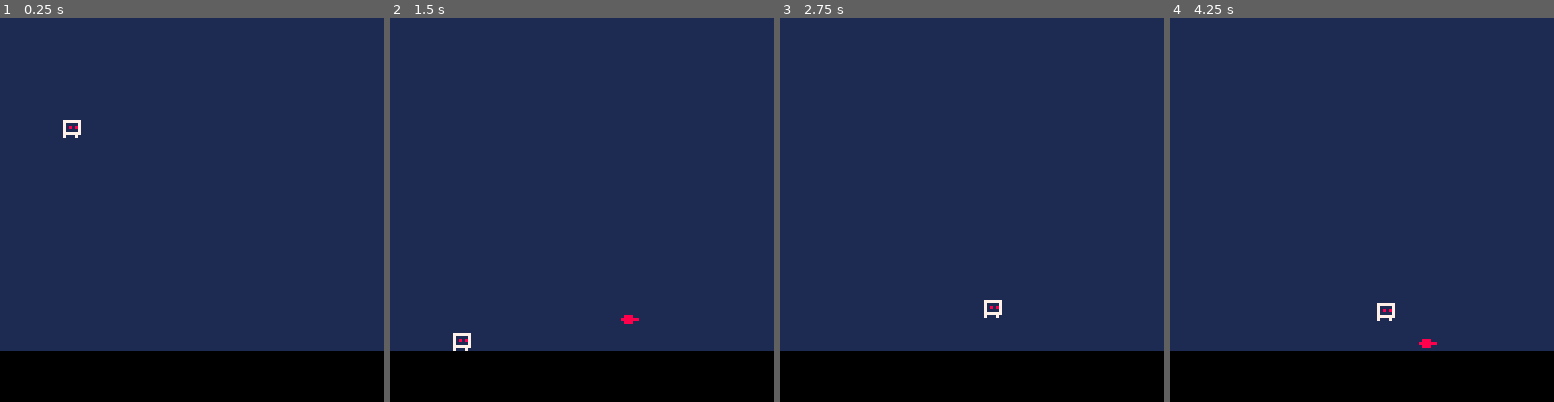
Above: before the commit, frames 1-4 (left to right).
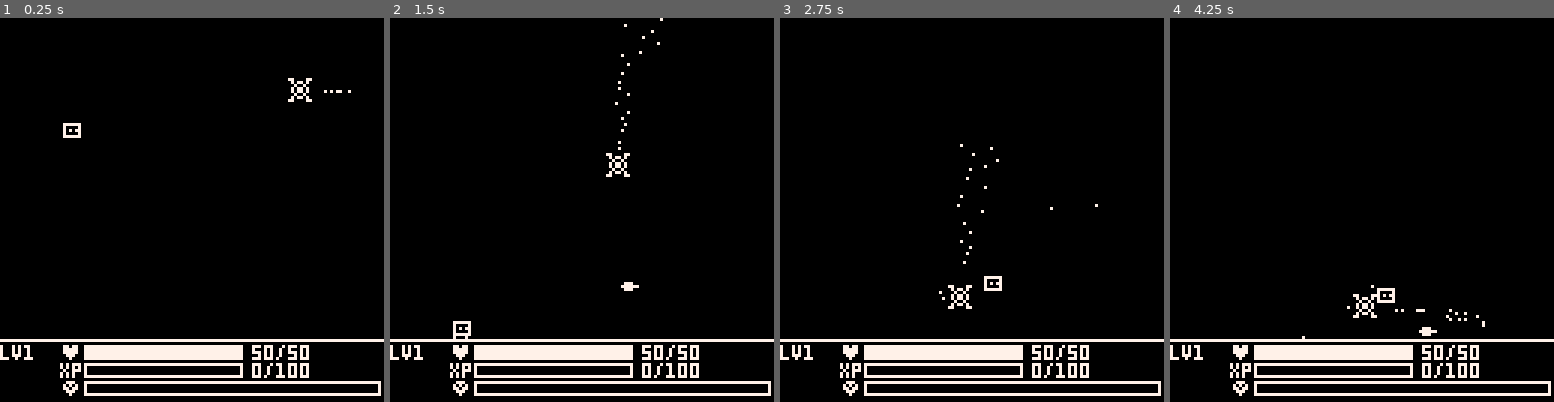
Above: after the commit, the same moments.

Repository: akbiggs/Moonshot-8
Game: PICO-8 cartridge moonshot.p8
The game is run twice, just before and just after one commit, with the same random seed, the same clock (stepped at 60 frames per second) and the same inputs.
Inputs:
- Up to frame 1 (0.25 s): no input
- Up to frame 2 (1.5 s): tap X (X key) at 0.33, 1.07 s; tap O (Z key) at 0.7 s
- Up to frame 3 (2.75 s): hold Right 1.6-2.1 s; tap O (Z key) at 1.7, 2.1, 2.5 s; tap X (X key) at 1.85 s; hold Up 2.15-2.42 s; hold Right from 2.47 s (still down)
- Up to frame 4 (4.25 s): tap O (Z key) every 0.4 s from 2.9 to 4.1 s; tap X (X key) at 2.97, 4.08 s; release Right at 3.03 s; hold Left 3.08-3.58 s; hold Down 3.63-3.97 s; hold Right from 4.02 s (still down)

The runs differ from the first frame. In frame 1, 90% of the frame differs, in the area x 0-100%, y 0-99%; in frame 2, 90%; in frame 3, 90%; in frame 4, 90%.

Commit message:
stats, saves, basic enemy

Diff:
--- a/moonshot.p8
+++ b/moonshot.p8
@@ -33,6 +33,10 @@
 -- sin but -0.5 to 0.5
 function nsin(t)
   return sin(t) - 0.5
+end
+
+function lerp(a, b, t)
+  return a + (b - a) * t
 end
 
 function sign(x)
@@ -161,13 +165,13 @@
              v1.y == v2.y
     end
 
-function vec:mag()
-  return sqrt(self:sqr_mag())
-end
-
-function vec:sqr_mag()
+function vec:sqrmag()
   return self.x * self.x +
          self.y * self.y
+end
+
+function vec:mag()
+  return sqrt(self:sqrmag())
 end
 
 function vec:normalized()
@@ -432,15 +436,18 @@
 
 -- life utils
 
-function filter_alive(xs)
-  alive = {}
+function filter(xs, pred)
+  local new_xs = {}
   for x in all(xs)
   do
-    if x.life > 0 then
-      add(alive, x)
-    end
-  end
-  return alive
+    if (pred(x)) add(new_xs, x)
+  end
+  return new_xs
+end
+
+function is_alive(x)
+  return x.life == nil or
+         x.life > 0
 end
 
 -- timers
@@ -496,13 +503,15 @@
  self._groups = {}
 end
 
-function state:_group(group)
- if not self._groups[group]
- then
-  self._groups[group] = {}
- end
-
- return self._groups[group]
+function state:_group(g)
+ assert(g)
+
+ if not self._groups[g]
+ then
+  self._groups[g] = {}
+ end
+
+ return self._groups[g]
 end
 
 function state:add(group, x)
@@ -511,7 +520,7 @@
 end
 
 function state:addtimer(...)
- return self:add("timers",
+ return self:add(self.timers,
                  timer(...))
 end
 
@@ -523,7 +532,7 @@
  end
 
  self._groups[group] =
-   filter_alive(xs)
+   filter(xs, is_alive)
 end
 
 function state:drawall(group)
@@ -559,6 +568,126 @@
                 self.vel.x >= 0)
 end
 
+-- particle
+
+local particle = class()
+
+function particle:_init(
+  pos, vel, props)
+ self.pos = vec(pos)
+ self.vel = ternary(
+   vel != nil,
+   vec(vel),
+   vec(-1 + rnd(2),
+       -1 + rnd(2)):normalized())
+ self.size = props.size or vec(1,1)
+ self.life = props.life or 80 + rnd(40)
+ self.accel = props.accel or vec()
+ self.color = props.color or 7
+ self.anim = props.anim
+end
+
+function particle:update(s)
+ self.life = max(0, self.life-1)
+ self.vel += self.accel
+ self.pos += self.vel
+
+ if self.anim != nil
+ then
+  self.anim:update()
+ end
+end
+
+function particle:draw()
+ if self.anim != nil
+ then
+  self.anim:draw()
+ else
+  rect(self.pos.x, self.pos.y,
+       self.pos.x + self.size.x - 1,
+       self.pos.y + self.size.y - 1,
+       self.color)
+ end
+end
+
+-- floater
+
+local floater = class()
+
+function floater:_init(pos)
+ self.pos = vec(pos)
+ self.vel = vec()
+ self.accel = vec()
+ self.anim = anim_chain({
+   anim_single(5, 120),
+   anim_single(6, 2),
+   anim_single(7, 2),
+   anim_single(6, 2),
+ }, true)
+end
+
+function floater:update(s)
+ local target = s.player.pos
+ local dir =
+   (target - self.pos):normalized()
+ local close = 0.2
+
+ if dir:sqrmag() <= close
+ then
+  self.accel = dir
+ else
+  if abs(dir.x) > abs(dir.y)
+  then
+   self.accel.x = sign(dir.x)
+   self.accel.y = 0
+  else
+   self.accel.x = 0
+   self.accel.y = sign(dir.y)
+  end
+ end
+
+ local accel = self.accel * 0.03
+ self.vel += accel
+ self.vel *= 0.965
+
+ local maxspeed = 1
+ self.vel = self.vel:clamp(
+   vec(-maxspeed, -maxspeed),
+   vec(maxspeed, maxspeed))
+ self.pos += self.vel
+
+ local ground = 100
+ if self.pos.y > ground
+ then
+  self.pos.y = ground
+  self.vel.y *= -1
+ end
+
+ if timer.done(self.tdust)
+    and self.accel:sqrmag() > 0
+ then
+  local offset = ternary(
+    self.accel.x > self.accel.y,
+    vec(0, -1 + rnd(2)),
+    vec(-1 + rnd(2), 0))
+  s:add(
+    s.particles,
+    particle(
+      self.pos + vec(4, 4) +
+        (-self.accel * vec(5, 5)),
+      -self.accel*0.4+offset*0.2,
+      {life=40+rnd(30)}))
+  self.tdust = s:addtimer(
+    1 + rnd(2))
+ end
+
+ self.anim:update()
+end
+
+function floater:draw()
+ self.anim:draw(self.pos)
+end
+
 -- player
 
 local player = class()
@@ -566,20 +695,44 @@
 local idle = 0
 local walk = 1
 
-function player:_init(pos)
+function getmaxlife(lvl)
+ return min(
+   flr(49 + lvl ^ 2.4),
+   32700)
+end
+
+function getnextxp(lvl)
+ return min(
+   flr(99 + lvl ^ 1.8),
+   32700)
+end
+
+function player:_init(
+  pos, lvl, xp)
  self.pos = vec(pos)
  self.vel = vec()
+
+ self.lvl = lvl
+ self.maxlife = getmaxlife(lvl)
+ self.life = self.maxlife
+ self.xp = xp
+ self.nextxp = getnextxp(lvl)
+
  self.size = vec(5, 6)
- self.idle_anim = anim_single(1)
- self.walk_anim = anim_single(1)
+ self.idle_anim = anim_chain({
+   anim_single(2, 5),
+   anim_single(1),
+ })
+ self.walk_anim = anim_single(2)
+ self.jump_anim = anim_single(2)
  self.anim = self.idle_anim
+
  self.walking = false
  self.jumping = true
  self.left = false
 end
 
 function player:update(s)
-
  local prevwalking =
    self.walking
  local speed = 1
@@ -596,11 +749,12 @@
   self.walking = false
  end
 
+ local jumpspeed = 1.8
  if not self.jumping and
     btnjp(🅾️)
  then
   self.jumping = true
-  self.vel.y = -1.5
+  self.vel.y = -jumpspeed
  end
 
  if timer.done(self.tfire) and
@@ -612,7 +766,8 @@
   local vel = ternary(
     self.left,
     vec(-2, 0), vec(2, 0))
-  s:add("bullets",
+  s:add(
+    s.bullets,
     bullet(
       anim_single(4),
       self.pos + offset,
@@ -620,7 +775,9 @@
   self.tfire = s:addtimer(10)
  end
 
- if self.walking then
+ if self.jumping then
+  self.anim = self.jump_anim
+ elseif self.walking then
   self.anim = self.walk_anim
  else
   self.anim = self.idle_anim
@@ -634,10 +791,11 @@
  local gravity = vec(0, 0.1)
  self.vel += gravity
  self.pos += self.vel
- if self.pos.y > 104
+ local ground = 100
+ if self.pos.y > ground
  then
   self.jumping = false
-  self.pos.y = 104
+  self.pos.y = ground
  end
 
  self.anim:update()
@@ -650,33 +808,143 @@
 -->8
 -- game
 
-local s = state()
+local s;
+
+function save_game()
+ poke(0x5e00, s.player.lvl)
+ poke(0x5e08, s.player.xp)
+end
+
+function load_game()
+ local lvl = peek(0x5e00)
+ local xp = poke(0x5e08)
+
+ return {
+  lvl=max(1, lvl),
+  xp=max(0, xp),
+ }
+end
+
+function reset_stage()
+ s = state()
+
+ local savedata = load_game()
+
+ s.bullets = "bullets"
+ s.enemies = "enemies"
+ s.timers = "timers"
+ s.particles = "particles"
+
+ s.player = player(
+   vec(20, 20),
+   savedata.lvl,
+   savedata.xp)
+
+ s:add(
+   s.enemies,
+   floater(vec(100, 20)))
+end
 
 function _init()
- s.player = player(vec(20, 20))
+ reset_stage()
 end
 
 function _update60()
  s.player:update(s)
 
- s:updateall("bullets")
- s:updateall("timers")
+ s:updateall(s.enemies)
+ s:updateall(s.bullets)
+ s:updateall(s.timers)
+ s:updateall(s.particles)
 end
 
 function _draw()
  cls()
 
- rectfill(0, 0, 128, 110, 1)
-
+ palt(0, false)
+ palt(9, true)
+
+ s:drawall(s.enemies)
  s.player:draw()
- s:drawall("bullets")
-end
-…(9 lines of a section not shown)…
+ s:drawall(s.bullets)
+ s:drawall(s.particles)
+
+ rectfill(0, 107, 128, 107, 7)
+ rectfill(0, 108, 128, 108, 0)
+
+ local life_ratio =
+   s.player.life /
+   s.player.maxlife
+ local xp_ratio =
+   s.player.xp /
+   s.player.nextxp
+ local bar_start = 28
+ local bar_end = 80
+
+ print("lv" .. s.player.lvl, 0, 109, 7)
+
+ print("♥", 20, 109, 7)
+ rect(bar_start, 109, bar_end, 113, 7)
+ rectfill(bar_start, 109, lerp(bar_start, bar_end, life_ratio), 113, 7)
+ print(s.player.life .. "/" .. s.player.maxlife, 84, 109, 7)
+
+ spr(16, 20, 113)
+ print(s.player.xp .. "/" .. s.player.nextxp, 84, 115, 7)
+ rect(bar_start, 115, bar_end, 119, 7)
+ rectfill(bar_start, 115, lerp(bar_start, bar_end, xp_ratio), 119, 7)
+
+ spr(17, 20, 121)
+ rect(28, 121, 126, 125, 7)
+ rectfill(28, 121, 28, 125, 7)
+
+ palt(9, false)
+ palt(0, true)
+end
+…(33 lines of a section not shown)…
+__map__
+00000a0b0a0b0000000000000000000000000000000000000000000000000000000000000000000000000000000000000000000000000000000000000000000000000000000000000000000000000000000000000000000000000000000000000000000000000000000000000000000000000000000000000000000000000000
+00001a1b1a1b0000000000000000000000000000000000000000000000000000000000000000000000000000000000000000000000000000000000000000000000000000000000000000000000000000000000000000000000000000000000000000000000000000000000000000000000000000000000000000000000000000
+00000a0b0a0b0000000000000000000000000000000000000000000000000000000000000000000000000000000000000000000000000000000000000000000000000000000000000000000000000000000000000000000000000000000000000000000000000000000000000000000000000000000000000000000000000000
+00001a1b1a1b0000000000000000000000000000000000000000000000000000000000000000000000000000000000000000000000000000000000000000000000000000000000000000000000000000000000000000000000000000000000000000000000000000000000000000000000000000000000000000000000000000
+00000a0b0a0b0000000000000000000000000000000000000000000000000000000000000000000000000000000000000000000000000000000000000000000000000000000000000000000000000000000000000000000000000000000000000000000000000000000000000000000000000000000000000000000000000000
+00001a1b1a1b0000000000000000000000000000000000000000000000000000000000000000000000000000000000000000000000000000000000000000000000000000000000000000000000000000000000000000000000000000000000000000000000000000000000000000000000000000000000000000000000000000
+00000a0b0a0b0000000000000000000000000000000000000000000000000000000000000000000000000000000000000000000000000000000000000000000000000000000000000000000000000000000000000000000000000000000000000000000000000000000000000000000000000000000000000000000000000000
+00001a1b1a1b0000000000000000000000000000000000000000000000000000000000000000000000000000000000000000000000000000000000000000000000000000000000000000000000000000000000000000000000000000000000000000000000000000000000000000000000000000000000000000000000000000
+00000a0b0a0b0000000000000000000000000000000000000000000000000000000000000000000000000000000000000000000000000000000000000000000000000000000000000000000000000000000000000000000000000000000000000000000000000000000000000000000000000000000000000000000000000000
+00001a1b1a1b0000000000000000000000000000000000000000000000000000000000000000000000000000000000000000000000000000000000000000000000000000000000000000000000000000000000000000000000000000000000000000000000000000000000000000000000000000000000000000000000000000
+00000a0b0a0b0000000000000000000000000000000000000000000000000000000000000000000000000000000000000000000000000000000000000000000000000000000000000000000000000000000000000000000000000000000000000000000000000000000000000000000000000000000000000000000000000000
+00001a1b1a1b0000000000000000000000000000000000000000000000000000000000000000000000000000000000000000000000000000000000000000000000000000000000000000000000000000000000000000000000000000000000000000000000000000000000000000000000000000000000000000000000000000
+00000a0b0a0b0000000000000000000000000000000000000000000000000000000000000000000000000000000000000000000000000000000000000000000000000000000000000000000000000000000000000000000000000000000000000000000000000000000000000000000000000000000000000000000000000000
+00001a1b1a1b0000000000000000000000000000000000000000000000000000000000000000000000000000000000000000000000000000000000000000000000000000000000000000000000000000000000000000000000000000000000000000000000000000000000000000000000000000000000000000000000000000
Not shown, changed: 32 lines of the sprite sheet (__gfx__) section of moonshot.p8
